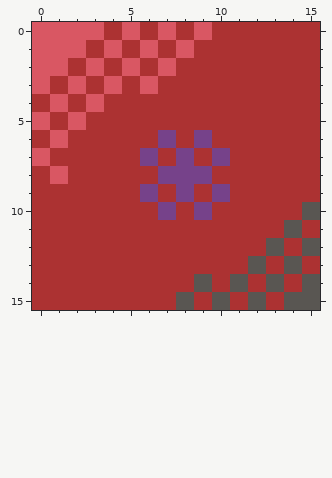
One commit to this pixel-art file: bin/art/bounce.aseprite. Above, as it was before the edit.
16x16 pixels, 1 frame. Colours within 5 levels of each other are drawn and written as one.
Once edited:
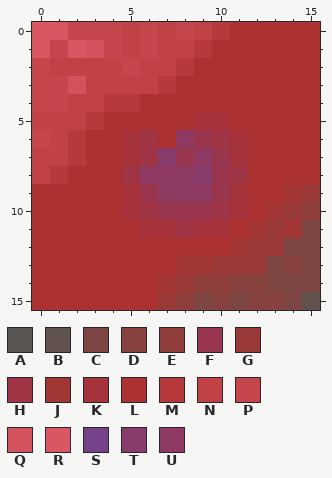
Palette (. is transparent): A #595652  B #62524e  C #7d4643  D #874240  E #903e3c  F #9a374f  G #993a39  H #a03545  J #a23635  K #a6333b  L #ac3232  M #b63a3c  N #c04247  P #c5464d  Q #d4525d  R #d95763  S #76428a  T #883c6c  U #8e3a62
Change:
y 0: x 2..10 RRLRLRLRL -> PPPNPNPNM
y 1: x 1 R -> P; x 3..9 LRLRLRL -> QPNPNNM
y 2: x 0..8 RRLRLRLRL -> PNNNNPNNM
y 3: x 0..7 RLRLRLRL -> PPQNNNNM
y 4: x 0..5 LRLRLL -> PPNNMM
y 5: x 0..3 RLRL -> NNNM; x 9..10 LL -> KK
y 6: x 0..2 LRL -> PNM; x 5..11 LLSLSLL -> KHLUFHK
y 7: x 0..2 RLL -> NNM; x 5..11 LSLSLSL -> KHTFUFK
y 8: x 0..1 LR -> NM; x 5..11 LLSSSLL -> HUUUTFH
y 9: x 5..11 LSLSLSL -> KFUUUFK; x 14..15 LL -> JG
y 10: x 5..11 LLSLSLL -> KHFFFHK; x 13..15 LLA -> JGE
y 11: x 6..10 LLLLL -> KKHKK; x 12..15 LLAL -> JGJC
y 12: x 11..15 LLALA -> JGGCC
y 13: x 8..15 LLLLALAL -> JJGGGCDC
y 14: x 7..15 LLALALALA -> JGEEDDCCC
y 15: x 7..15 LALALALAA -> GECDCDDCB
Boxes around the changes in both pictures, in picture pixels (x1, y1, x2, y2):
changed: (32, 22, 320, 310)
